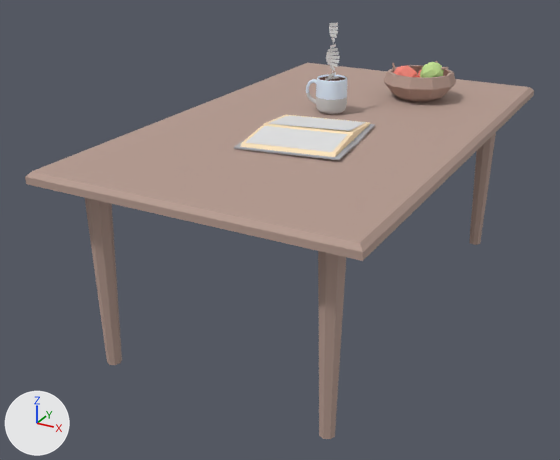
The glTF model src/viz/models/mornings/table.glb, before and after one commit.
Camera for both pictures: a 50 mm camera at (-14.5, -37.9, 16.7) aimed at (-28.2, -13.0, 4.2). The lights are fixed; the arrows at lower left show +X, +Y and +Z. Where no turn or scale is listed for an object, it has been applied to the vertices. Vertices at the same position are counted once.

The older version as bpy lines, for what is in view:
```python
ob_fruit_basket = bpy.data.objects.new('fruit_basket', me_group1057983476)
ob_fruit_basket.location = (-25.2, -5.94, 9.17)
ob_left_page_ref = bpy.data.objects.new('left_page_ref', me_plane)
ob_left_page_ref.location = (-26.92, -12.46, 8.68)
ob_left_page_ref.rotation_euler = (-0.0822, -0.018, 0.116)  # degrees (-4.7, -1, 6.6)
ob_left_page_ref.scale = (1.58, 0.894, 0.925)
ob_mug_bottom = bpy.data.objects.new('mug_bottom', me_mugs_496_000)
ob_mug_bottom.location = (-26.86, -9.0, 8.43)
ob_mug_bottom.rotation_euler = (1.571, 0.0, 0.12)  # degrees (90, 0, 6.9)
ob_mug_bottom.scale = (0.037, 0.037, 0.037)
ob_mug_coffee = bpy.data.objects.new('mug_coffee', me_mugs_496_001)
ob_mug_coffee.location = (-26.86, -9.0, 8.43)
ob_mug_top = bpy.data.objects.new('mug_top', me_mugs_496_002)
ob_mug_top.location = (-26.86, -9.0, 8.43)
ob_open_book = bpy.data.objects.new('open_book', me_group1888150007_001)
ob_open_book.location = (-26.73, -13.51, 8.63)
ob_open_book.rotation_euler = (1.571, 0.0, -1.116)  # degrees (90, 0, -64)
ob_open_book.scale = (12.2, 10.4, 12.2)
ob_right_page_ref = bpy.data.objects.new('right_page_ref', me_plane_001)
ob_right_page_ref.location = (-26.6, -14.61, 8.69)
ob_right_page_ref.rotation_euler = (0.0692, -0.00564, 0.131)  # degrees (4, -0.3, 7.5)
ob_right_page_ref.scale = (1.58, 0.894, 0.924)
ob_steam = bpy.data.objects.new('steam', me_plane_002)
ob_steam.location = (-27.51, -9.86, 10.83)
ob_table = bpy.data.objects.new('table', me_buffer_0_mesh_0_001)
ob_table.location = (-27.11, -11.31, 0.86)
```
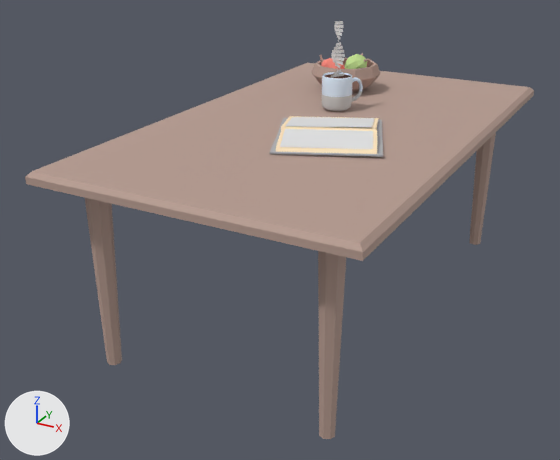
Where the newer file only moved an object's origin or applied its transform, the numbers keep the older frame.

Location of each change, (x1, y1, x2, y2) in pixels of the pictures (560 x 460 px; the box of a moved part takes in the faces that stretch with it):
'fruit_basket', moved
    before: (384, 61, 456, 102)
    after: (312, 53, 380, 92)
'open_book', moved, turned
    before: (234, 115, 375, 160)
    after: (270, 116, 383, 157)
'right_page_ref', moved, turned
    before: (245, 126, 348, 152)
    after: (280, 129, 373, 149)
'left_page_ref', moved, turned
    before: (268, 116, 365, 131)
    after: (286, 117, 375, 127)
'mug_top', mesh turned
    before: (306, 74, 347, 100)
    after: (322, 72, 363, 97)
'mug_bottom', reshaped, moved, turned
    before: (306, 92, 347, 114)
    after: (322, 90, 362, 111)
'steam', moved
    before: (325, 23, 340, 80)
    after: (331, 21, 345, 78)
'mug_coffee', moved
    before: (319, 76, 345, 81)
    after: (325, 74, 351, 78)
part 2 of me_mugs_496_000, moved or reshaped
    before: (316, 97, 347, 114)
    after: (322, 94, 352, 111)
part 3 of me_mugs_496_000, moved or reshaped
    before: (307, 92, 316, 104)
    after: (352, 90, 362, 102)

What changed in the scene script:
```text
Change me_mugs_496_001:
    where me_mugs_496_001.from_pydata(...)  # 133 vertices, 262 faces; spans x -1.213..-0.103, y -1.43..-0.313, z 0.325..1.312
    used by ob_mug_coffee; location = (-26.86, -9.0, 8.43)
    me_mugs_496_001 part 1: the whole mesh is moved by (0.658, 0.872, -0.773)
Change me_mugs_496_000:
    used by ob_mug_bottom; location = (-26.86, -9.0, 8.43); rotation_euler = (1.571, 0.0, 0.12), in degrees (90, 0, 6.9); scale = (0.037, 0.037, 0.037)
    remove me_mugs_496_000.from_pydata(...)  # 750 vertices, 1384 faces; spans x -49.8..-3.7, y 0.0..18.7, z 4.4..38.0
    add me_mugs_496_000.from_pydata(...)  # 750 vertices, 1384 faces; spans x -29.3..16.7, y -20.9..-2.2, z -16.8..16.8
    me_mugs_496_000 part 2: the loose piece of 485 vertices spanning x -37.3..-3.7, y 0.0..17.2, z 4.4..38.0 is moved by (20.5, -20.9, -21.2)
    me_mugs_496_000 part 3: 216 of the vertices in x -49.8..-36.2, y 6.6..18.7, z 17.1..23.3 are moved by (20.5, -20.9, -21.2)
Change me_mugs_496_002:
    where me_mugs_496_002.from_pydata(...)  # 770 vertices, 1428 faces; spans x -1.76..-0.04, y -1.49..-0.25, z 0.42..1.38
    used by ob_mug_top; location = (-26.86, -9.0, 8.43)
    me_mugs_496_002 part 4: the whole mesh is turned -139.5 degrees about the z axis through its middle, then moved by (0.42, 0.65, 0.0)
Change ob_open_book:
    ob_open_book.location: (-26.73, -13.51, 8.63) -> (-26.06, -13.1, 8.63)
    ob_open_book.rotation_euler: (1.571, 0.0, -1.116) -> (1.571, 0.0, -0.852)  # degrees (90, 0, -64) -> degrees (90, 0, -49)
Change ob_left_page_ref:
    ob_left_page_ref.location: (-26.92, -12.46, 8.68) -> (-26.51, -12.13, 8.68)
    ob_left_page_ref.rotation_euler: (-0.0822, -0.018, 0.116) -> (-0.0822, -0.018, 0.381)  # degrees (-4.7, -1, 6.6) -> degrees (-4.7, -1, 22)
Change ob_right_page_ref:
    ob_right_page_ref.location: (-26.6, -14.61, 8.69) -> (-25.64, -14.13, 8.69)
    ob_right_page_ref.rotation_euler: (0.0692, -0.00564, 0.131) -> (0.0692, -0.00564, 0.395)  # degrees (4, -0.3, 7.5) -> degrees (4, -0.3, 23)
Change ob_fruit_basket:
    ob_fruit_basket.location: (-25.2, -5.94, 9.17) -> (-28.67, -5.94, 9.17)
Change ob_mug_coffee:
    ob_mug_coffee.location: (-26.86, -9.0, 8.43) -> (-27.51, -9.38, 9.2)
Change ob_steam:
    ob_steam.location: (-27.51, -9.86, 10.83) -> (-27.51, -9.36, 10.83)
Change ob_mug_bottom:
    ob_mug_bottom.location: (-26.86, -9.0, 8.43) -> (-27.51, -9.38, 9.2)
    ob_mug_bottom.rotation_euler: (1.571, 0.0, 0.12) -> (1.571, 0.0, -2.315)  # degrees (90, 0, 6.9) -> degrees (90, 0, -133)
```
